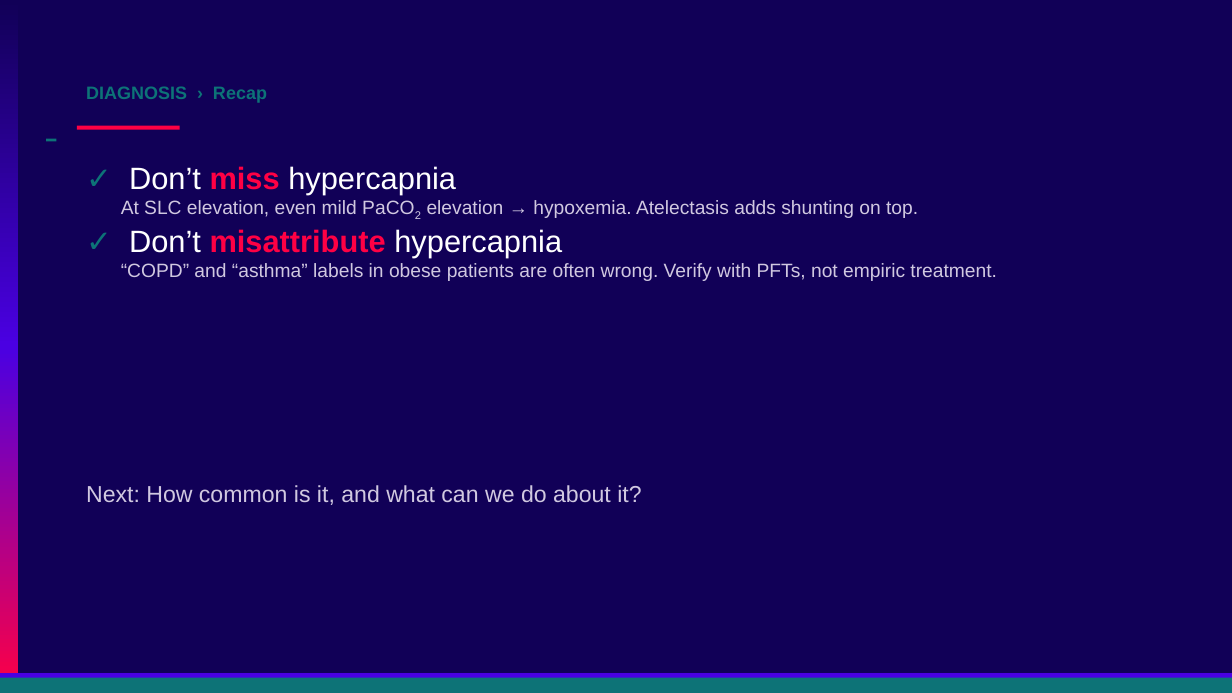
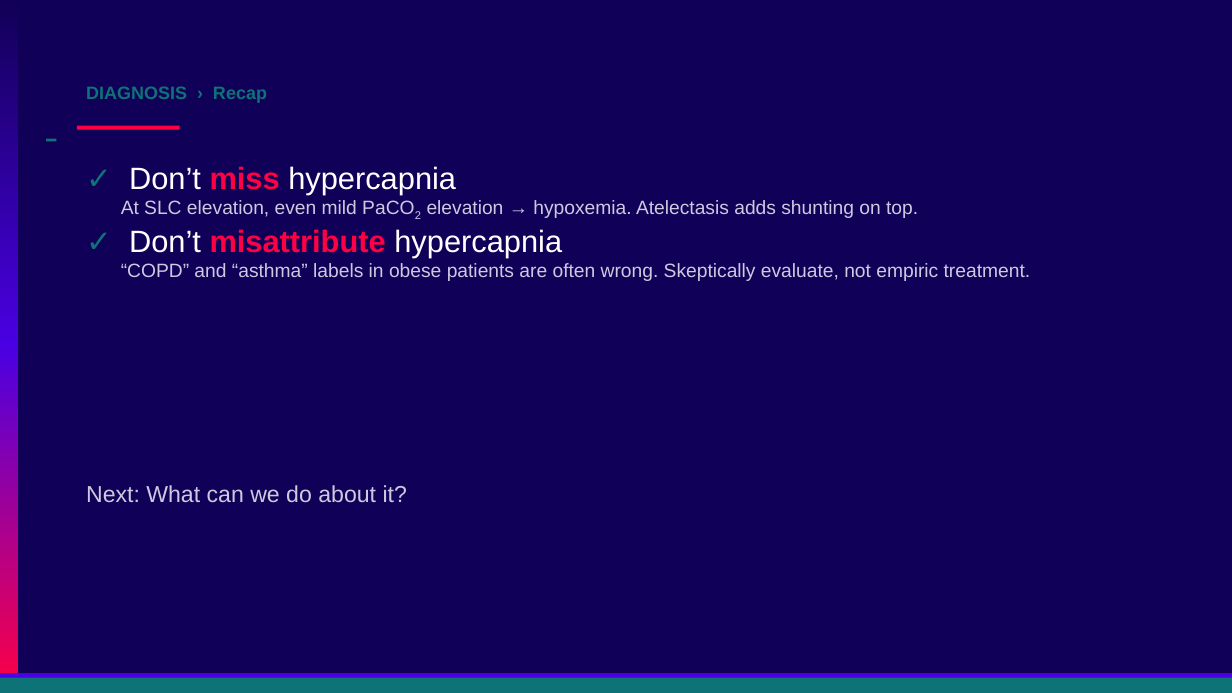
Before and after one commit to reblocke/clinical_talks, a slide deck: slide 20 of archive/Presentations/Locke Utah ACP OHS 2026.pptx (slide 15 before the commit). Drawn at 1232x693 pixels with LibreOffice and Linux fonts; fonts in the diff are those of the drawing. Boxes give left, top, right and bottom in pixels: in the first picture for what was removed or moved away, otherwise in the second. Text is boxed around its words. In the diff, an @@ line names an element or a change of style, - is before the commit and + after.

```diff
--- a/archive/Presentations/Locke Utah ACP OHS 2026.pptx
+++ b/archive/Presentations/Locke Utah ACP OHS 2026.pptx
@@ text at (121, 263, 1031, 281): text changed @@
-“COPD” and “asthma” labels in obese patients are often wrong. Verify with PFTs, not empiric treatment.
+“COPD” and “asthma” labels in obese patients are often wrong. Skeptically evaluate, not empiric treatment.
@@ text at (86, 485, 407, 502): text changed @@
-Next: How common is it, and what can we do about it?
+Next: What can we do about it?
```
Also in this commit, not shown: 25 other slides changed, 8 slides added, 7 slides removed, 1 other file.
